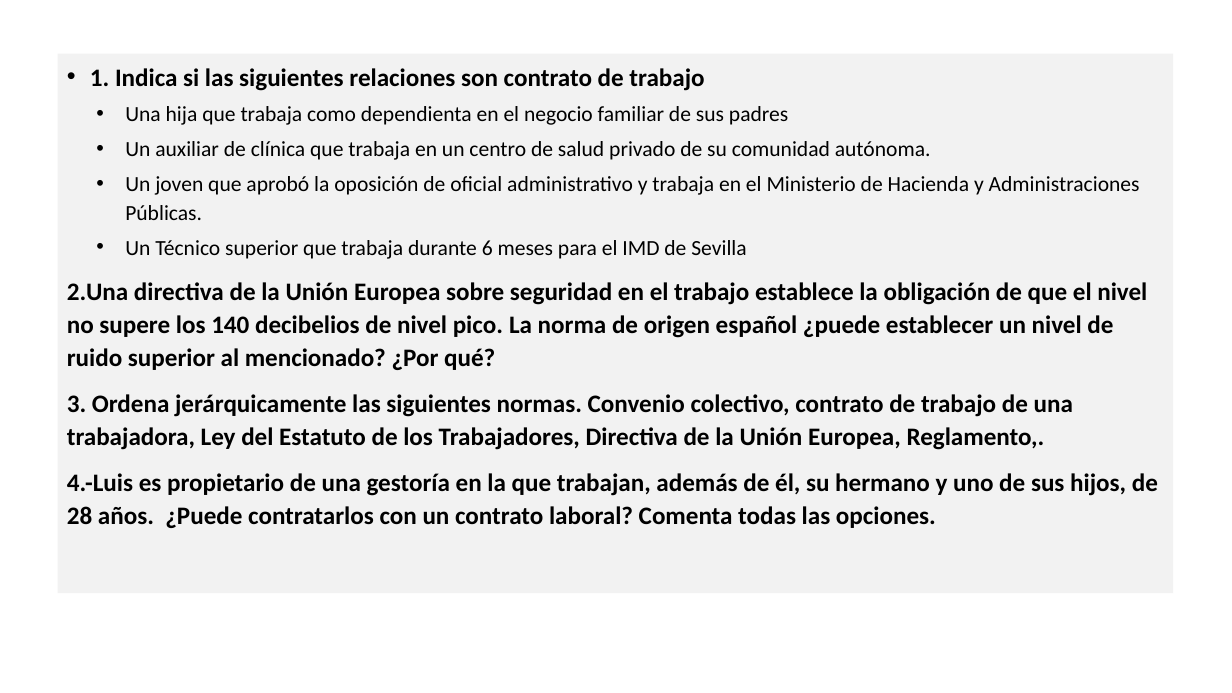
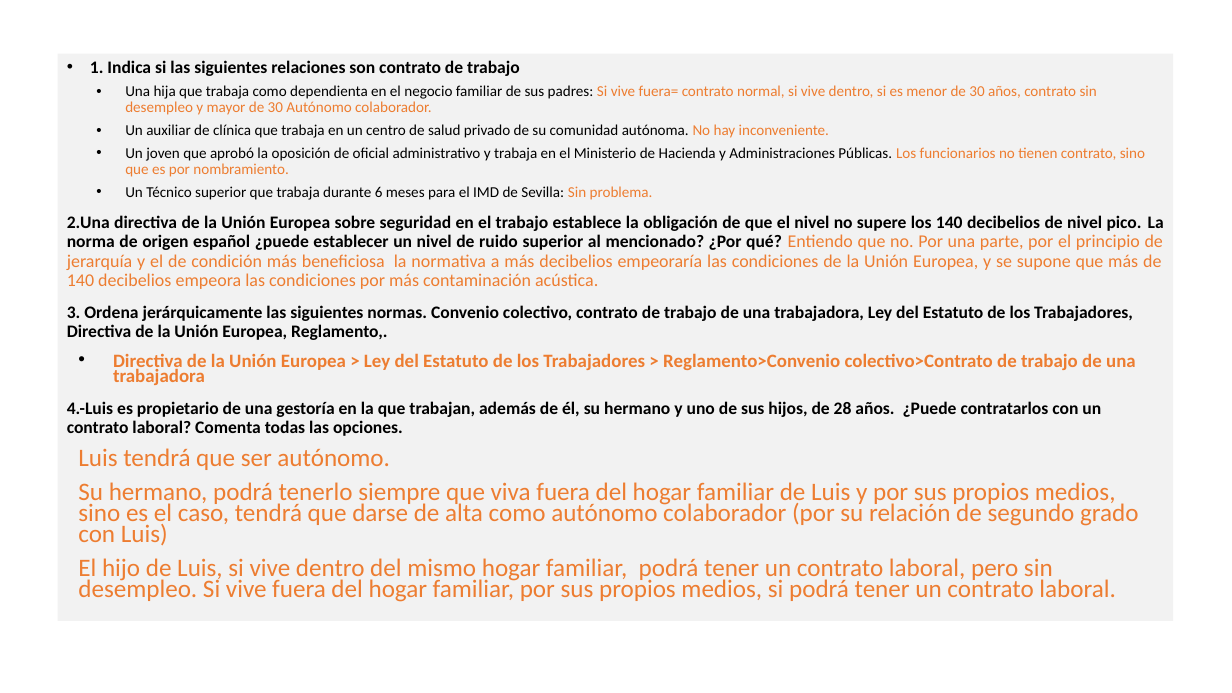
Before and after one commit to DiMaPaGa/daw1, a slide deck: slide 17 of PROGRAMACION/FOL/TEMA 1 FOL ALUMNOS.pptx. Drawn at 1232x693 pixels with LibreOffice and Linux fonts; fonts in the diff are those of the drawing. Boxes give left, top, right and bottom in pixels: in the first picture for what was removed or moved away, otherwise in the second. Text is boxed around its words. In the diff, an @@ line names an element or a change of style, - is before the commit and + after.

```diff
--- a/PROGRAMACION/FOL/TEMA 1 FOL ALUMNOS.pptx
+++ b/PROGRAMACION/FOL/TEMA 1 FOL ALUMNOS.pptx
@@ text "1. Indica si las siguientes ...": place and size @@
-text "1. Indica si las siguientes ..." at bbox=[57, 54, 1173, 593]
+text "1. Indica si las siguientes ..." at bbox=[57, 54, 1173, 621]
@@ text at bbox=[67, 85, 1164, 289]: text changed; size 16.8 to 11.8 pt @@
-  • Una hija que trabaja como dependienta en el negocio familiar de sus padres
-  • Un auxiliar de clínica que trabaja en un centro de salud privado de su comunidad autónoma.
-  • Un joven que aprobó la oposición de oficial administrativo y trabaja en el Ministerio de Hacienda y Administraciones Públicas.
-  • Un Técnico superior que trabaja durante 6 meses para el IMD de Sevilla
-2.Una directiva de la Unión Europea sobre seguridad en el trabajo establece la obligación de que el nivel no supere los 140 decibelios de nivel pico. La norma de origen español ¿puede establecer un nivel de ruido superior al mencionado? ¿Por qué?
+  • Una hija que trabaja como dependienta en el negocio familiar de sus padres: Si vive fuera= contrato normal, si vive dentro, si es menor de 30 años, contrato sin desempleo y mayor de 30 Autónomo colaborador.
+  • Un auxiliar de clínica que trabaja en un centro de salud privado de su comunidad autónoma. No hay inconveniente.
+  • Un joven que aprobó la oposición de oficial administrativo y trabaja en el Ministerio de Hacienda y Administraciones Públicas. Los funcionarios no tienen contrato, sino que es por nombramiento.
+  • Un Técnico superior que trabaja durante 6 meses para el IMD de Sevilla: Sin problema.
+2.Una directiva de la Unión Europea sobre seguridad en el trabajo establece la obligación de que el nivel no supere los 140 decibelios de nivel pico. La norma de origen español ¿puede establecer un nivel de ruido superior al mencionado? ¿Por qué? Entiendo que no. Por una parte, por el principio de jerarquía y el de condición más beneficiosa la normativa a más decibelios empeoraría las condiciones de la Unión Europea, y se supone que más de 140 decibelios empeora las condiciones por más contaminación acústica.
@@ text at bbox=[67, 60, 1133, 436]: size 19.6 to 13.7 pt in "1. Indica si las siguientes relaciones son ...", "3. Ordena jerárquicamente las siguientes normas. Convenio ...", "4.-Luis es propietario de una gestoría en ..."; line spacing 1.1 to 0.9 @@
@@ text at bbox=[113, 353, 1136, 385]: paragraph added @@
+• Directiva de la Unión Europea > Ley del Estatuto de los Trabajadores > Reglamento>Convenio colectivo>Contrato de trabajo de una trabajadora
@@ text at bbox=[78, 448, 1138, 602]: paragraphs added @@
+Luis tendrá que ser autónomo.
+Su hermano, podrá tenerlo siempre que viva fuera del hogar familiar de Luis y por sus propios medios, sino es el caso, tendrá que darse de alta como autónomo colaborador (por su relación de segundo grado con Luis)
+El hijo de Luis, si vive dentro del mismo hogar familiar, podrá tener un contrato laboral, pero sin desempleo. Si vive fuera del hogar familiar, por sus propios medios, si podrá tener un contrato laboral.
```
Also in this commit, not shown: 1 other slide changed, 9 other files.
